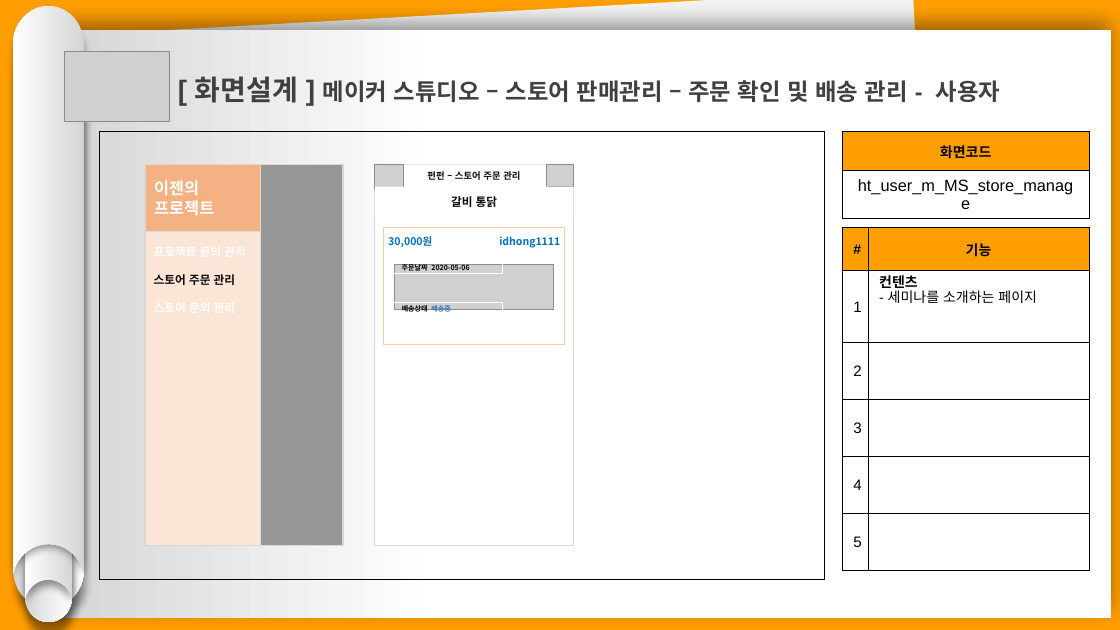
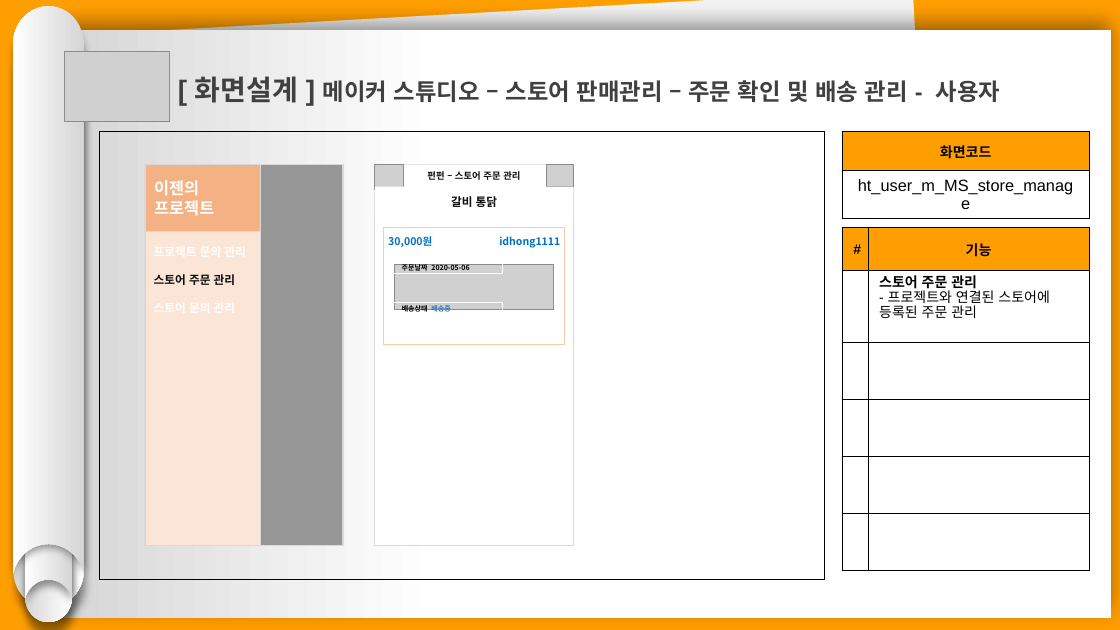
Before and after one commit to hhsw07/ezen-academy-projects, a slide deck: slide 41 of 0 발표용 파워포인트/project06 - 파워포인트 종합 - 현태.pptx. Drawn at 1120x630 pixels with LibreOffice and Linux fonts; fonts in the diff are those of the drawing; grey boxes stand for pictures. Boxes give left, top, right and bottom in pixels: in the first picture for what was removed or moved away, otherwise in the second. Text is boxed around its words. In the diff, an @@ line names an element or a change of style, - is before the commit and + after.

```diff
--- a/0 발표용 파워포인트/project06 - 파워포인트 종합 - 현태.pptx
+++ b/0 발표용 파워포인트/project06 - 파워포인트 종합 - 현태.pptx
@@ table at <box>843,228,1090,571</box> @@
-row 2, column 1: 1
+row 2, column 1: 
-row 2, column 2: 컨텐츠 / - 세미나를 소개하는 페이지
+row 2, column 2: 스토어 주문 관리 / - 프로젝트와 연결된 스토어에 등록된 주문 관리
-row 3, column 1: 2
+row 3, column 1: 
-row 4, column 1: 3
+row 4, column 1: 
-row 5, column 1: 4
+row 5, column 1: 
-row 6, column 1: 5
+row 6, column 1: 
```
Also in this commit, not shown: 3 other slides changed, 2 other files.
